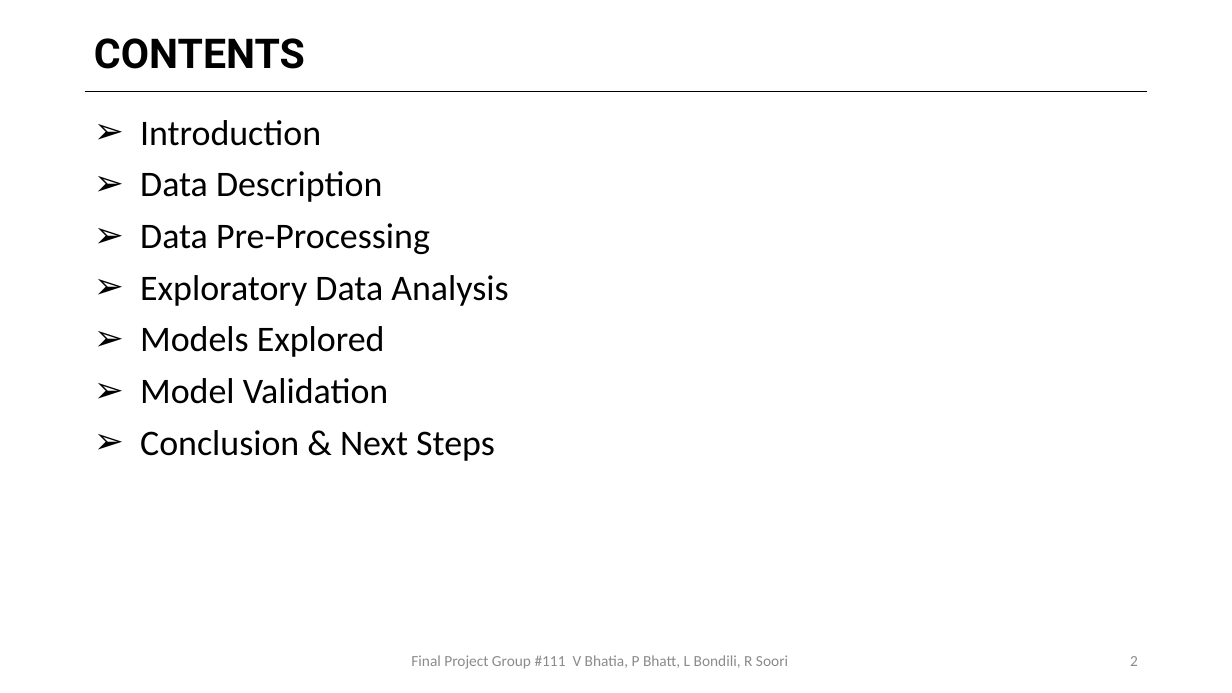
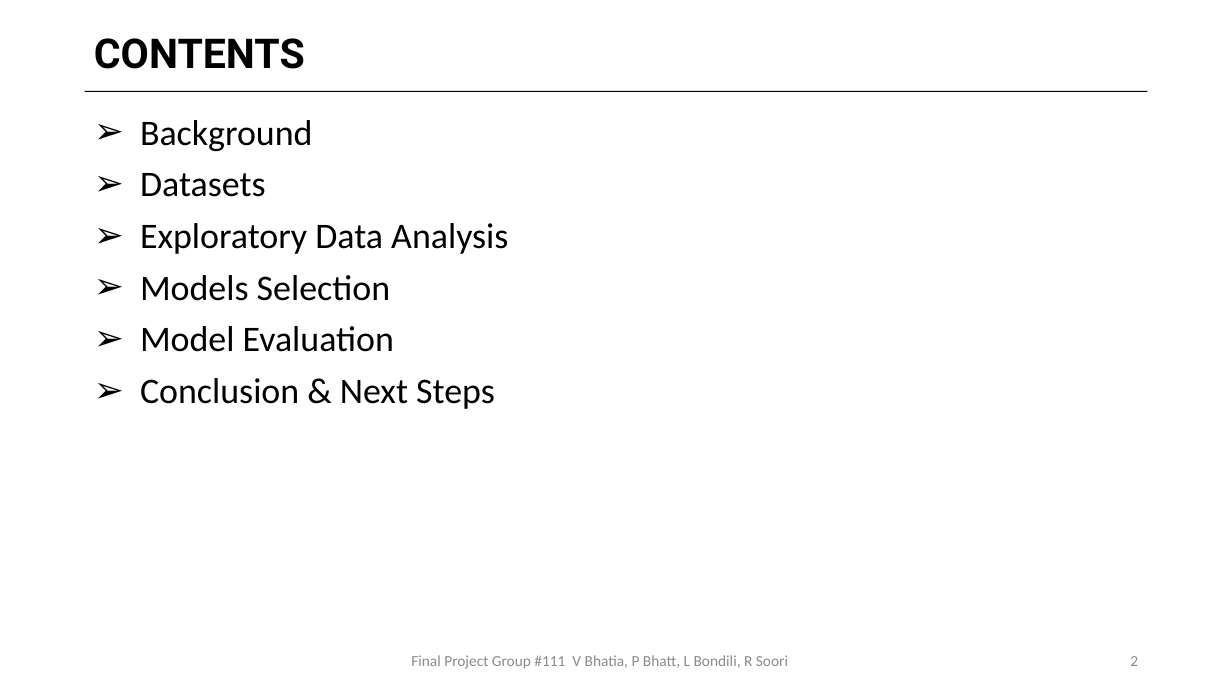
Before and after one commit to bhatiavr/cs109b-final-project-111, a slide deck: slide 2 of docs/Forecasting COVID-19 Cases Using SARS-Cov-2 Titers in Wastewater.pptx. Drawn at 1232x693 pixels with LibreOffice and Linux fonts; fonts in the diff are those of the drawing. Boxes give left, top, right and bottom in pixels: in the first picture for what was removed or moved away, otherwise in the second. Text is boxed around its words. In the diff, an @@ line names an element or a change of style, - is before the commit and + after.

```diff
--- a/docs/Forecasting COVID-19 Cases Using SARS-Cov-2 Titers in Wastewater.pptx
+++ b/docs/Forecasting COVID-19 Cases Using SARS-Cov-2 Titers in Wastewater.pptx
@@ text at (140,120,312,197): text changed @@
-➢ Introduction
-➢ Data Description
-➢ Data Pre-Processing
+➢ Background
+➢ Datasets
@@ text at (140,275,394,352): text changed @@
-➢ Models Explored
-➢ Model Validation
+➢ Models Selection
+➢ Model Evaluation
@@ text "Final Project Group #111 V ..." at (411,655,788,669): text colour #8C8C8C to #8B8B8B @@
```
Also in this commit, not shown: 18 other slides changed, 6 slides added, 2 slides removed, 1 other file.
